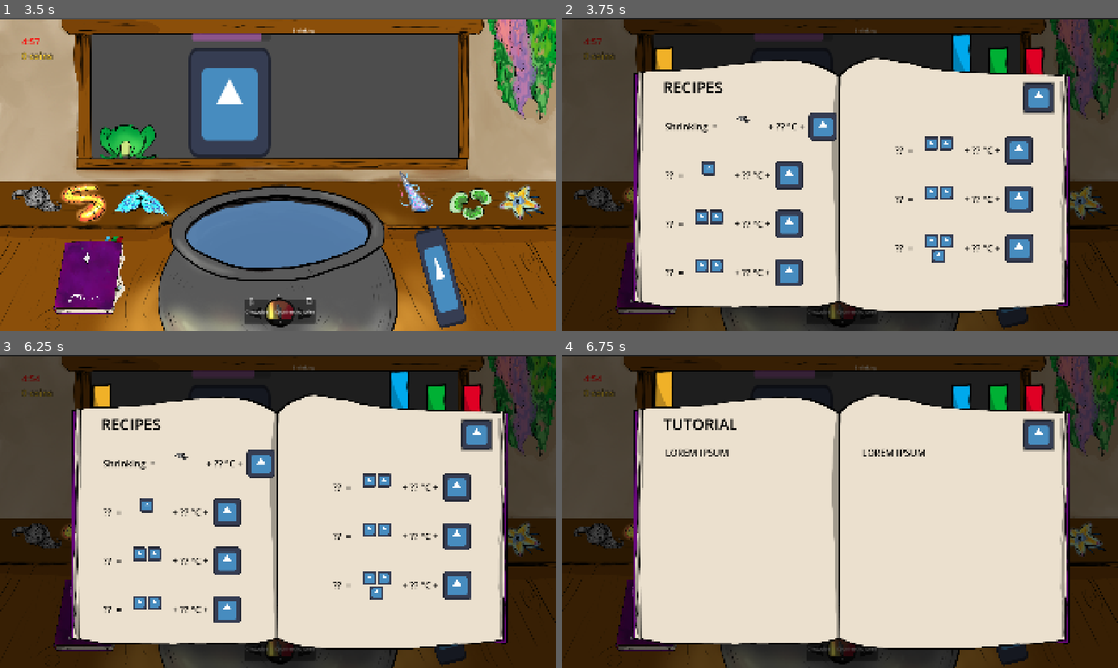
Above: before the commit, frames 1-4 (two rows, left to right).
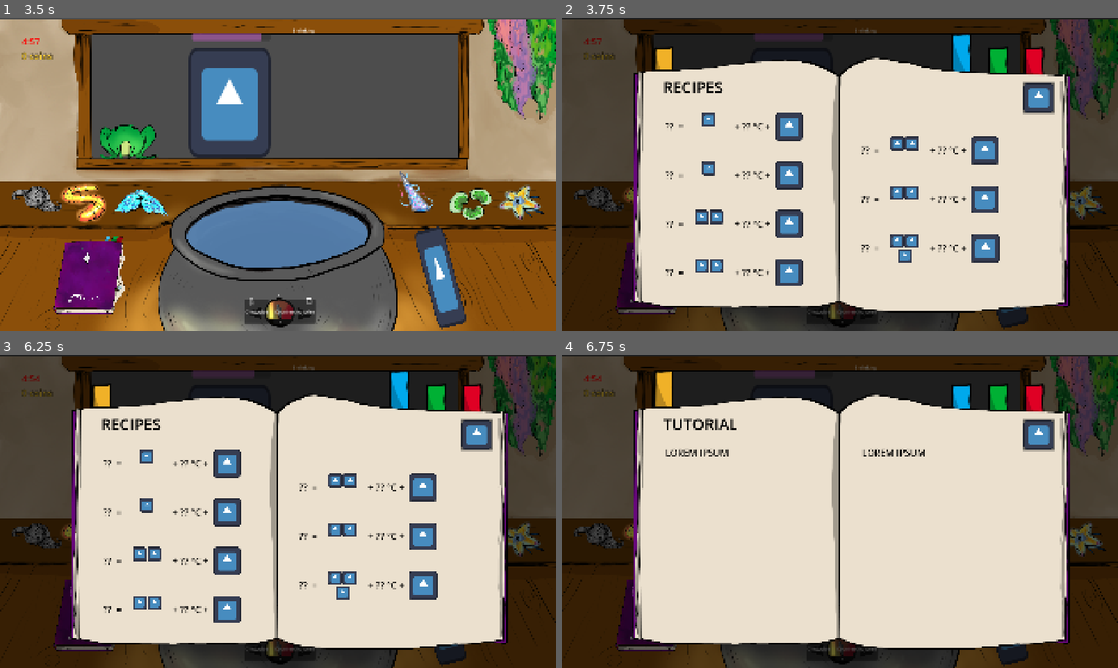
Above: after the commit, the same moments.

Repository: Eko199/Sugaming-Game-Jam-2026
Game: Godot game, scene res://main.tscn
The game is run twice, just before and just after one commit, with the same random seed, the same clock (stepped at 60 frames per second) and the same inputs. The engine's default icon, where the game draws it, is replaced by a stand-in: a white triangle on a blue panel in a dark square.
Inputs (mouse positions are in pixels of both pictures, inside the frame that each line leads up to):
- Up to frame 1 (3.5 s): click "Clockwise" at 0.5 s; click "Counterclockwise" at 1.25 s; click (255, 312) at 2 s; click (305, 315) at 2.75 s
- Up to frame 2 (3.75 s): click (650, 274) at 3.5 s
- Up to frame 3 (6.25 s): click (472, 411) at 4.25 s; click (439, 411) at 5 s; click (400, 411) at 5.75 s
- Up to frame 4 (6.75 s): click (667, 411) at 6.5 s

Frame 1 is identical in both runs. In frame 2, 5.6% of the frame differs, in the area x 18-85%, y 30-79%; in frame 3, 5.6%; in frame 4, nothing differs.

Commit message:
Add potion ingredient unlocking

Diff:
--- a/globals/recipe.gd
+++ b/globals/recipe.gd
@@ -56,4 +56,6 @@
 		recipe_id = properties[REC_ID],
 		money = properties[PRICE],
 		quality = quality,
+		correct_temperature = properties[HEAT].y > heat and properties[HEAT].x < heat,
+		correct_stir = stir == properties[STIR] or properties[STIR] == Cons.STIR_PATTERN.ANY
 	}
--- a/ui/almanac.gd
+++ b/ui/almanac.gd
@@ -66,6 +66,12 @@
 	var label: Label = recipe_row.get_node("Potion")
 	label.text = Utility.get_keyname(potion, Cons.RECIPE)
 
+func process_potion_result(result: Dictionary) -> void:
+	if not result.success:
+		return
+
+	unlock_knowledge(result["recipe_id"], true, result["correct_temperature"], result["correct_stir"])
+
 func _ready() -> void:
 	for rcp_ingredients: Array in Recipe.RECIPE:
 		var ingredients_count = len(rcp_ingredients)
@@ -80,7 +86,7 @@
 
 		recipes_dict[potion] = [rcp_ingredients, Recipe.RECIPE[rcp_ingredients][1], Recipe.RECIPE[rcp_ingredients][2]]
 
-	unlock_knowledge(0, true, true, true)
+	Event.potion_served.connect(process_potion_result)
 
 func _on_almanac_pressed() -> void:
 	open()
